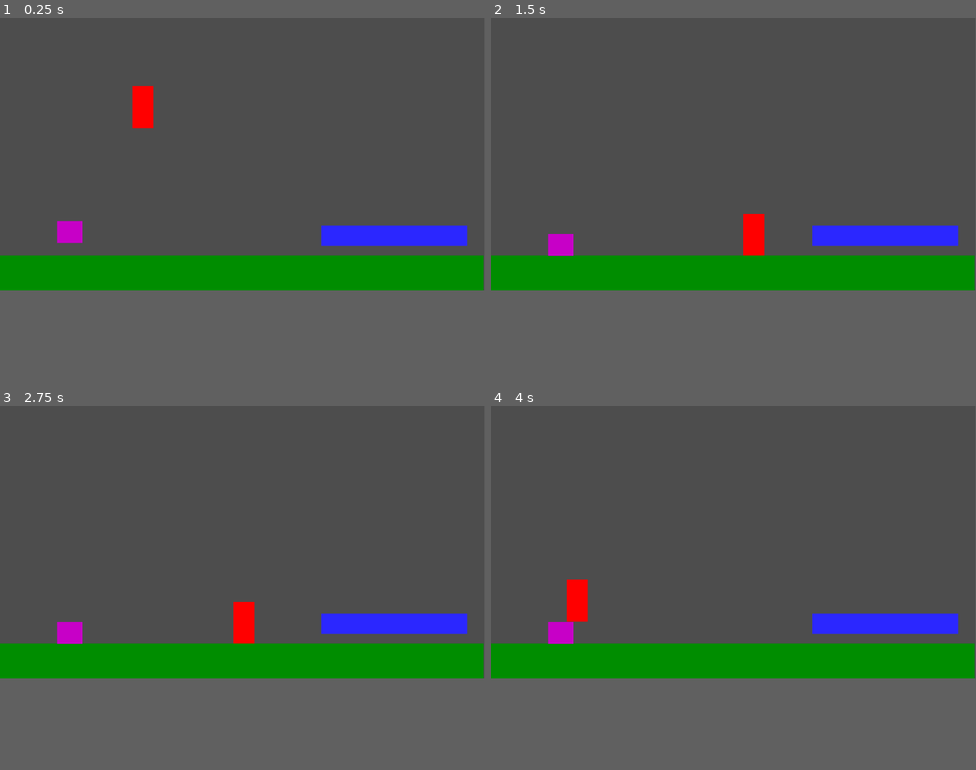
Above: before the commit, frames 1-4 (two rows, left to right).
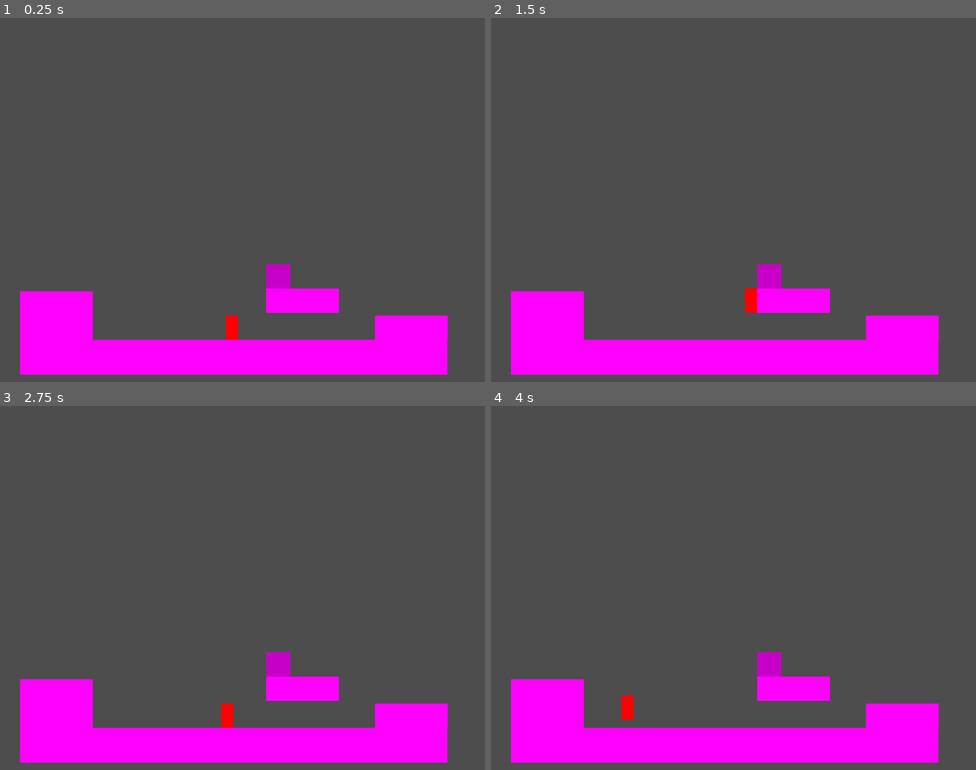
Above: after the commit, the same moments.

Repository: jedim101/2d_platformer
Game: Godot game, scene res://scenes/main.tscn
Two runs of this game, one before a commit and one after it. Both use one fixed random seed, a clock stepped at 60 frames per second and the inputs below.
Inputs:
- Up to frame 1 (0.25 s): no input
- Up to frame 2 (1.5 s): hold D (move_right) from 0.53 s (still down); tap Space (jump) at 0.77 s
- Up to frame 3 (2.75 s): tap Space (jump) at 1.52 s; release D (move_right) at 2.03 s; hold A (move_left) from 2.03 s (still down)
- Up to frame 4 (4 s): keep holding A (move_left); tap Space (jump) at 3.02, 3.77 s
In our replay, the window is 799x449 before the commit and 800x600 after it. These sizes can differ from the game's own. Grey fills any space a smaller window leaves; there, only what the larger window draws over its background counts as a difference.

The runs differ from the first frame. In frame 1, 25% of the frame differs, in the area x 0-100%, y 18-98%; in frame 2, 25%; in frame 3, 25%; in frame 4, 25%.

Commit message:
kinda level thing

Diff:
--- a/project.godot
+++ b/project.godot
@@ -15,16 +15,23 @@
 config/features=PackedStringArray("4.2", "Forward Plus")
 config/icon="res://icon.svg"
 
+[display]
+
+window/size/viewport_width=2000
+window/size/viewport_height=1500
+
 [input]
 
 move_left={
 "deadzone": 0.5,
 "events": [Object(InputEventKey,"resource_local_to_scene":false,"resource_name":"","device":-1,"window_id":0,"alt_pressed":false,"shift_pressed":false,"ctrl_pressed":false,"meta_pressed":false,"pressed":false,"keycode":0,"physical_keycode":65,"key_label":0,"unicode":97,"echo":false,"script":null)
+, Object(InputEventKey,"resource_local_to_scene":false,"resource_name":"","device":-1,"window_id":0,"alt_pressed":false,"shift_pressed":false,"ctrl_pressed":false,"meta_pressed":false,"pressed":false,"keycode":0,"physical_keycode":4194319,"key_label":0,"unicode":0,"echo":false,"script":null)
 ]
 }
 move_right={
 "deadzone": 0.5,
 "events": [Object(InputEventKey,"resource_local_to_scene":false,"resource_name":"","device":-1,"window_id":0,"alt_pressed":false,"shift_pressed":false,"ctrl_pressed":false,"meta_pressed":false,"pressed":false,"keycode":0,"physical_keycode":68,"key_label":0,"unicode":100,"echo":false,"script":null)
+, Object(InputEventKey,"resource_local_to_scene":false,"resource_name":"","device":-1,"window_id":0,"alt_pressed":false,"shift_pressed":false,"ctrl_pressed":false,"meta_pressed":false,"pressed":false,"keycode":0,"physical_keycode":4194321,"key_label":0,"unicode":0,"echo":false,"script":null)
 ]
 }
 jump={
--- a/scenes/box.tscn
+++ b/scenes/box.tscn
@@ -3,16 +3,15 @@
 [sub_resource type="PlaceholderTexture2D" id="PlaceholderTexture2D_bulkq"]
 
 [sub_resource type="RectangleShape2D" id="RectangleShape2D_4e223"]
-size = Vector2(60, 53)
+size = Vector2(100, 100)
 
 [node name="Box" type="RigidBody2D"]
 
 [node name="Sprite2D" type="Sprite2D" parent="."]
 modulate = Color(0.779291, 0.779291, 0.779291, 1)
-position = Vector2(30.125, 26.75)
-scale = Vector2(59.75, 52.5)
+position = Vector2(2.08165e-12, 2.08165e-12)
+scale = Vector2(100, 100)
 texture = SubResource("PlaceholderTexture2D_bulkq")
 
 [node name="CollisionShape2D" type="CollisionShape2D" parent="."]
-position = Vector2(30, 26.5)
 shape = SubResource("RectangleShape2D_4e223")
--- a/scenes/main.tscn
+++ b/scenes/main.tscn
@@ -2,44 +2,41 @@
 
 [ext_resource type="PackedScene" uid="uid://bl2qxycacwbyd" path="res://scenes/player.tscn" id="1_v1mwn"]
 [ext_resource type="PackedScene" uid="uid://di88ufajyf6hb" path="res://scenes/box.tscn" id="2_ubbqj"]
+[ext_resource type="PackedScene" uid="uid://c66ah3ds3hirg" path="res://scenes/platform.tscn" id="3_hjiv6"]
+
+[sub_resource type="PlaceholderTexture2D" id="PlaceholderTexture2D_fbpuu"]
 
 [sub_resource type="RectangleShape2D" id="RectangleShape2D_wktow"]
-size = Vector2(1150, 83)
-
-[sub_resource type="QuadMesh" id="QuadMesh_vb33j"]
-
-[sub_resource type="RectangleShape2D" id="RectangleShape2D_8o5rt"]
-size = Vector2(349.5, 46)
+size = Vector2(1763, 145)
 
 [node name="Main" type="Node2D"]
 
 [node name="Player" parent="." instance=ExtResource("1_v1mwn")]
-position = Vector2(340, 229)
+position = Vector2(956, 1326)
 
 [node name="Ground" type="StaticBody2D" parent="."]
+position = Vector2(364, 266)
 
-[node name="ColorRect" type="ColorRect" parent="Ground"]
-offset_top = 565.0
-offset_right = 1150.0
-offset_bottom = 650.0
-color = Color(0, 0.552941, 0, 1)
+[node name="Sprite2D" type="Sprite2D" parent="Ground"]
+position = Vector2(600, 1132)
+scale = Vector2(1763, 144)
+texture = SubResource("PlaceholderTexture2D_fbpuu")
 
 [node name="CollisionShape2D" type="CollisionShape2D" parent="Ground"]
-position = Vector2(574, 607.5)
+position = Vector2(600.5, 1132.5)
 shape = SubResource("RectangleShape2D_wktow")
 
-[node name="Platform" type="StaticBody2D" parent="."]
-position = Vector2(89, -4)
+[node name="Box" parent="." instance=ExtResource("2_ubbqj")]
+position = Vector2(1148, 1065)
 
-[node name="MeshInstance2D" type="MeshInstance2D" parent="Platform"]
-modulate = Color(0.168627, 0.152941, 1, 1)
-position = Vector2(848.625, 521.875)
-scale = Vector2(347.25, 47.7501)
-mesh = SubResource("QuadMesh_vb33j")
+[node name="Platform" parent="." instance=ExtResource("3_hjiv6")]
+position = Vector2(1696, 1276)
 
-[node name="CollisionShape2D" type="CollisionShape2D" parent="Platform"]
-position = Vector2(848, 522)
-shape = SubResource("RectangleShape2D_8o5rt")
+[node name="Platform2" parent="." instance=ExtResource("3_hjiv6")]
+position = Vector2(1247, 1165)
 
-[node name="Box" parent="." instance=ExtResource("2_ubbqj")]
-position = Vector2(136, 454)
+[node name="Platform3" parent="." instance=ExtResource("3_hjiv6")]
+position = Vector2(233, 1276)
+
+[node name="Platform4" parent="." instance=ExtResource("3_hjiv6")]
+position = Vector2(233, 1176)
--- /dev/null
+++ b/scenes/platform.tscn
@@ -0,0 +1,16 @@
+[gd_scene load_steps=3 format=3 uid="uid://c66ah3ds3hirg"]
+
+[sub_resource type="PlaceholderTexture2D" id="PlaceholderTexture2D_cb1vt"]
+
+[sub_resource type="RectangleShape2D" id="RectangleShape2D_metag"]
+size = Vector2(300, 100)
+
+[node name="Platform" type="StaticBody2D"]
+
+[node name="Sprite2D" type="Sprite2D" parent="."]
+position = Vector2(2.08165e-12, 2.08165e-12)
+scale = Vector2(300, 100)
+texture = SubResource("PlaceholderTexture2D_cb1vt")
+
+[node name="CollisionShape2D" type="CollisionShape2D" parent="."]
+shape = SubResource("RectangleShape2D_metag")
--- a/scenes/player.gd
+++ b/scenes/player.gd
@@ -30,4 +30,4 @@
 	for i in get_slide_collision_count():
 		var c = get_slide_collision(i)
 		if c.get_collider() is RigidBody2D:
-			c.get_collider().apply_central_impulse(-c.get_normal() * 100)
+			c.get_collider().apply_central_impulse(-c.get_normal() * 50)
